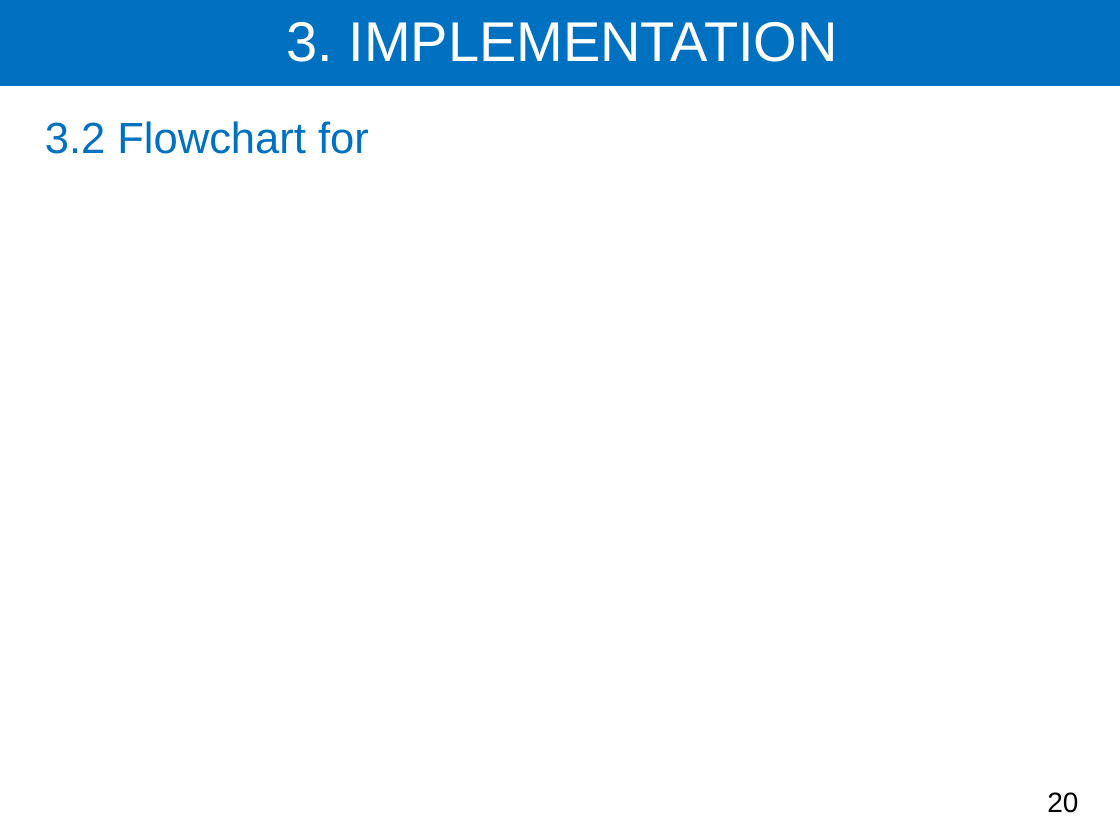
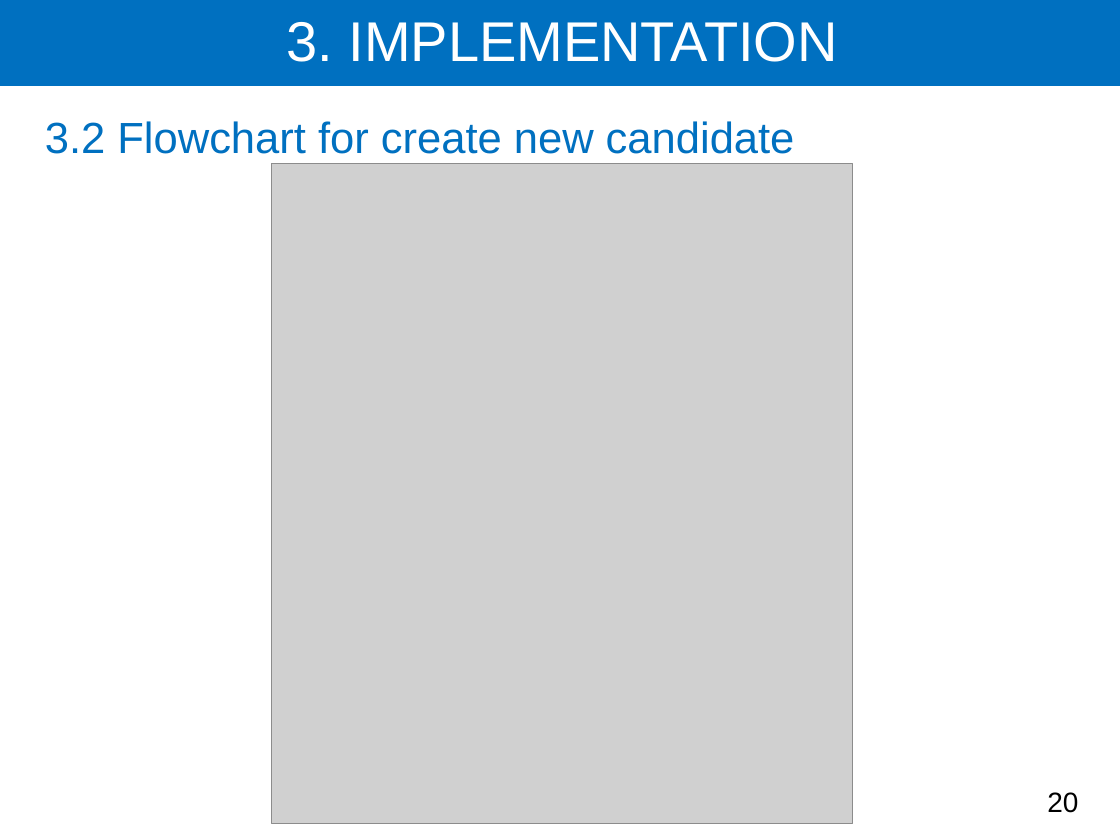
Before and after one commit to Ravit27-N/report-year-5, a slide deck: slide 20 of Slide year5/Hun Ravit slide present.pptx. Drawn at 1120x840 pixels with LibreOffice and Linux fonts; fonts in the diff are those of the drawing; grey boxes stand for pictures. Boxes give left, top, right and bottom in pixels: in the first picture for what was removed or moved away, otherwise in the second. Text is boxed around its words. In the diff, an @@ line names an element or a change of style, - is before the commit and + after.

```diff
--- a/Slide year5/Hun Ravit slide present.pptx
+++ b/Slide year5/Hun Ravit slide present.pptx
@@ text at <box>45,121,795,154</box>: text changed @@
-3.2 Flowchart for
+3.2 Flowchart for create new candidate
@@ picture added at <box>272,164,853,823</box> @@
```
Also in this commit, not shown: 11 other slides changed.
